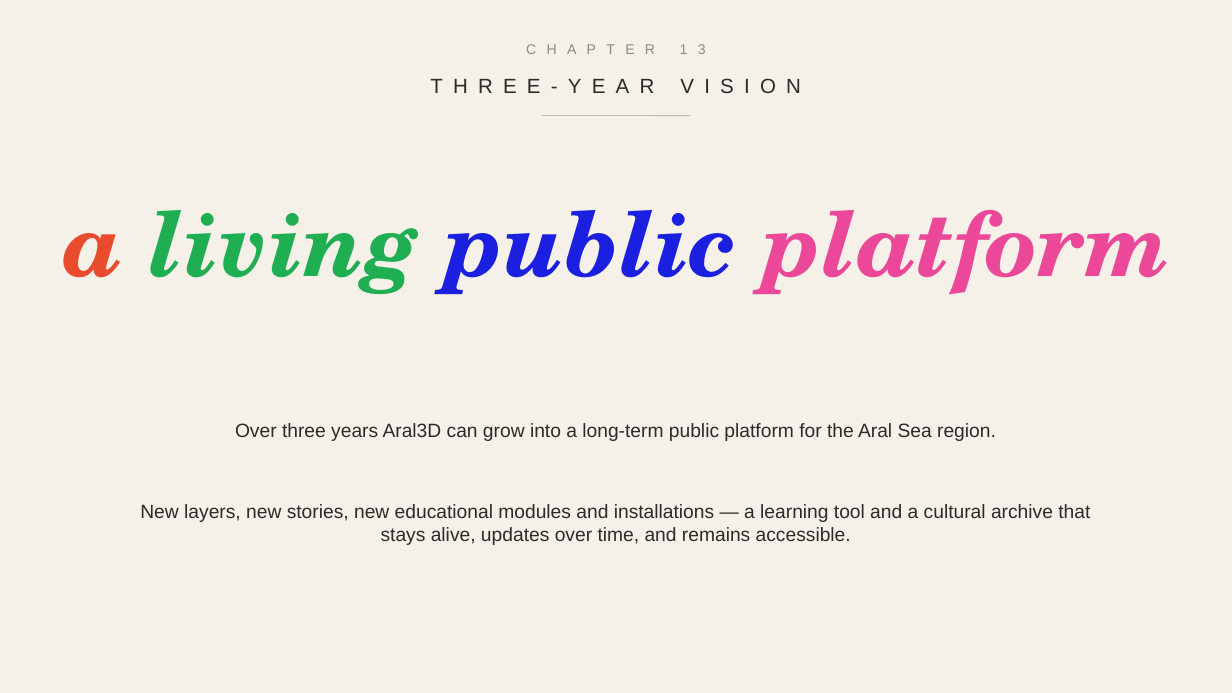
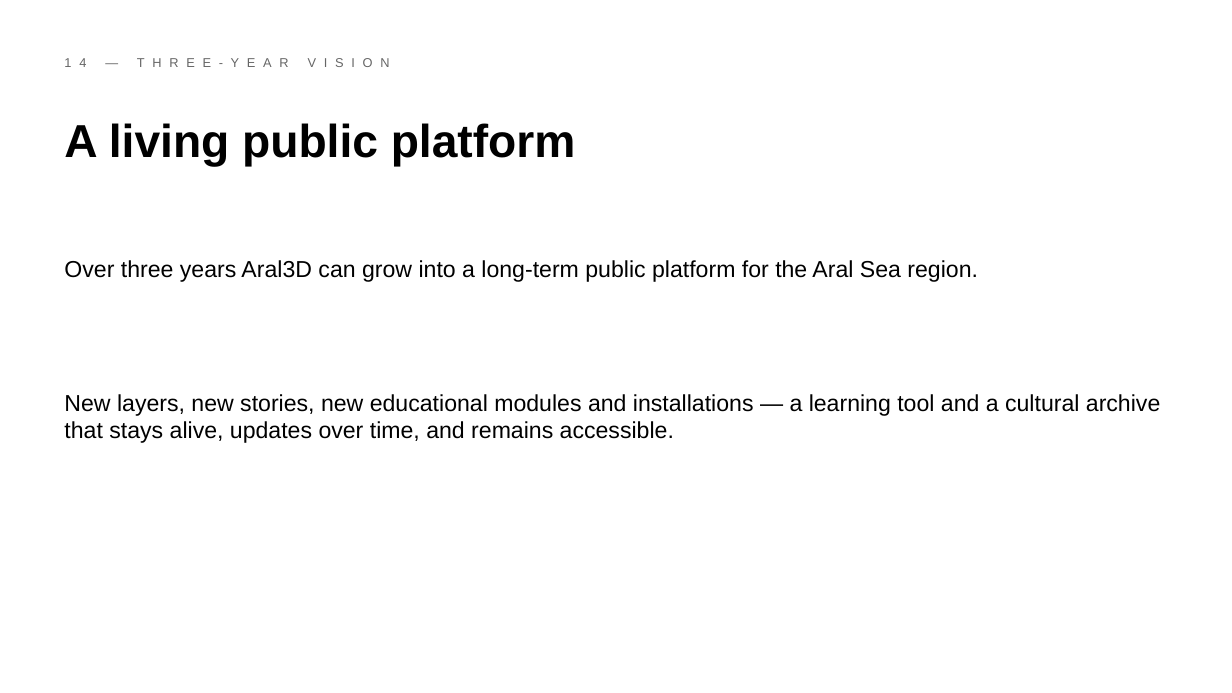
Before and after one commit to timateus/aral3d, a slide deck: slide 14 of public/aral3d-presentation.pptx. Drawn at 1232x693 pixels with LibreOffice and Linux fonts; fonts in the diff are those of the drawing. Boxes give left, top, right and bottom in pixels: in the first picture for what was removed or moved away, otherwise in the second. Text is boxed around its words. In the diff, an @@ line names an element or a change of style, - is before the commit and + after.

```diff
--- a/public/aral3d-presentation.pptx
+++ b/public/aral3d-presentation.pptx
@@ background #F5F0E8 to #FFFFFF @@
@@ text removed at (0, 32, 1232, 65) @@
-CHAPTER 13
@@ text at (55, 46, 1177, 79): text changed; size 16 to 10 pt; text colour #2B2B2B to #666666 @@
-THREE-YEAR VISION
+14 — THREE-YEAR VISION
@@ line removed from (543, 116) to (690, 116) @@
@@ text at (64, 123, 576, 166): text changed; size 70 to 36 pt; font TeX Gyre Schola to Arial; text colour #EC4899 to #000000; italic off @@
-a living public platform
+A living public platform
@@ text "Over three years Aral3D can ..." at (64, 260, 978, 282): size 15 to 18 pt, text colour #2B2B2B to #000000; alignment centre to left @@
@@ text "Over three years Aral3D can ...": place and size @@
-text "Over three years Aral3D can ..." at (235, 423, 996, 441)
+text "Over three years Aral3D can ..." at (64, 260, 978, 282)
@@ text "New layers, new stories, new ...": place and size @@
-text "New layers, new stories, new ..." at (140, 504, 1090, 545)
+text "New layers, new stories, new ..." at (64, 394, 1160, 443)
@@ text "New layers, new stories, new ..." at (64, 394, 1160, 443): size 15 to 18 pt, text colour #2B2B2B to #000000; alignment centre to left @@
```
Also in this commit, not shown: 16 other slides changed, 18 other files.
